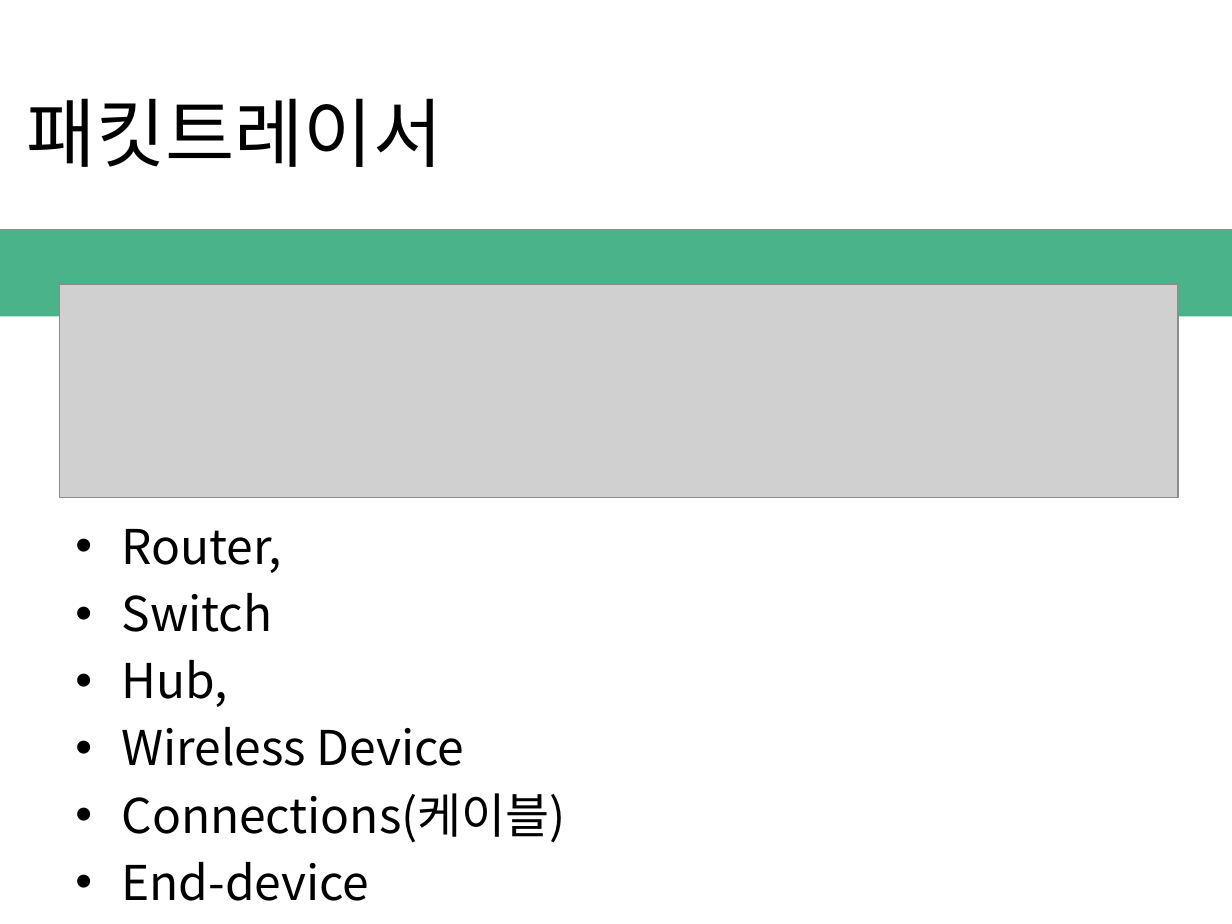
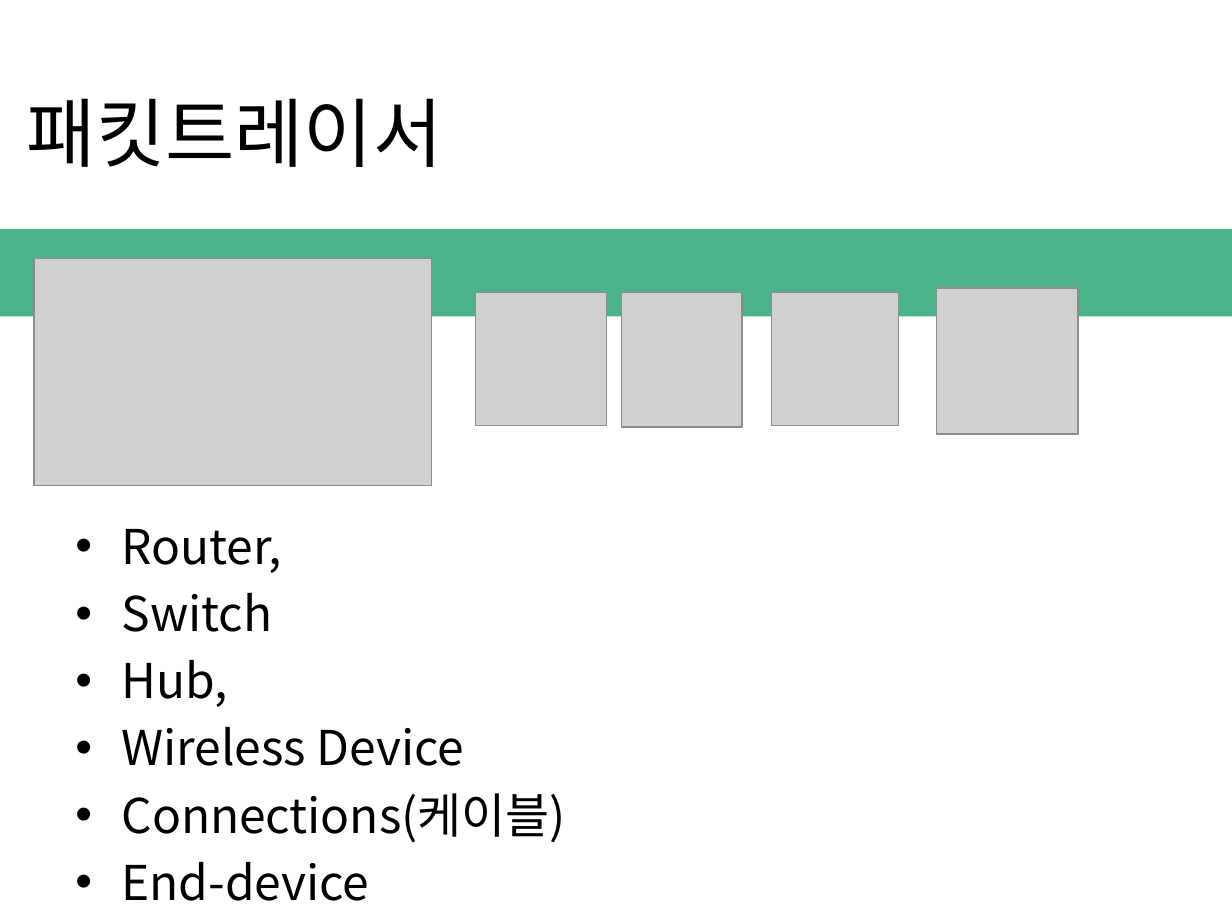
Before and after one commit to ExploitSori/Network_Basic, a slide deck: slide 17 of network interface.pptx. Drawn at 1232x924 pixels with LibreOffice and Linux fonts; fonts in the diff are those of the drawing; grey boxes stand for pictures; background and template pictures are left out. Boxes give left, top, right and bottom in pixels: in the first picture for what was removed or moved away, otherwise in the second. Text is boxed around its words. In the diff, an @@ line names an element or a change of style, - is before the commit and + after.

```diff
--- a/network interface.pptx
+++ b/network interface.pptx
@@ picture added at [34,259,432,485] @@
@@ picture removed at [59,283,1178,496] @@
@@ picture added at [476,293,606,426] @@
@@ picture added at [622,293,743,428] @@
@@ picture added at [771,293,899,426] @@
@@ picture added at [936,288,1078,434] @@
```
Also in this commit, not shown: 3 other slides changed, 7 slides added.
